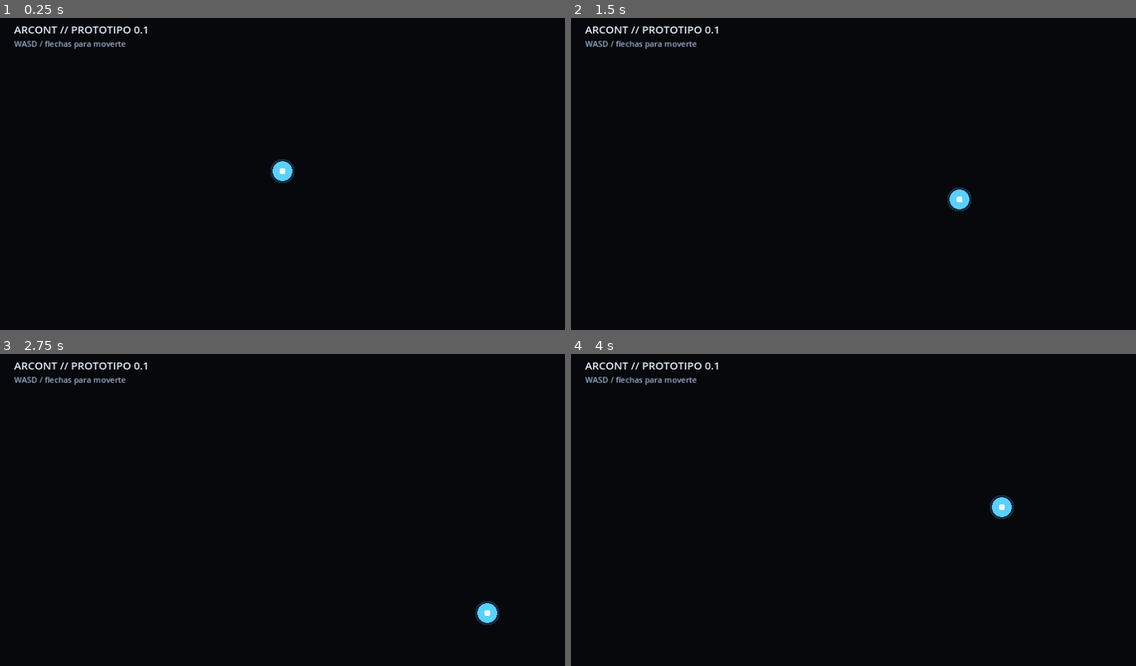
Above: before the commit, frames 1-4 (two rows, left to right).
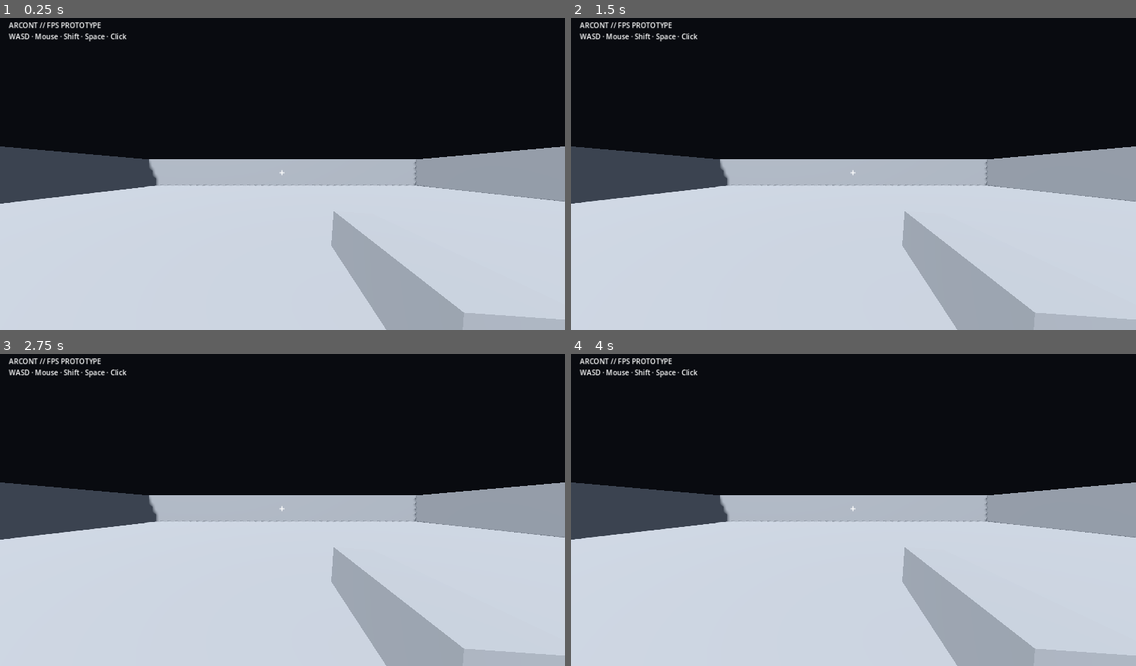
Above: after the commit, the same moments.

Repository: heliossamuelhernandezreyes/Arcont
Game: Godot game, scene res://scenes/main.tscn
Two runs of this game, one before a commit and one after it. Both use one fixed random seed, a clock stepped at 60 frames per second and the inputs below.
Inputs:
- Up to frame 1 (0.25 s): no input
- Up to frame 2 (1.5 s): tap Enter at 0.5 s; hold D 0.53-1.28 s; hold S from 1.28 s (still down)
- Up to frame 3 (2.75 s): release S at 2.03 s; hold D from 2.03 s (still down)
- Up to frame 4 (4 s): release D at 2.78 s; hold W 2.78-3.53 s; hold A from 3.53 s (still down)

The runs differ from the first frame. In frame 1, 57% of the frame differs, in the area x 0-100%, y 1-100%; in frame 2, 57%; in frame 3, 57%; in frame 4, 57%.

Commit message:
feat: build first 3D FPS graybox arena

Diff:
--- a/scenes/main.tscn
+++ b/scenes/main.tscn
@@ -1,6 +1,108 @@
-[gd_scene load_steps=2 format=3]
+[gd_scene load_steps=9 format=3]
 
-[ext_resource path="res://scripts/main.gd" type="Script" id="1_main"]
+[ext_resource path="res://scripts/player.gd" type="Script" id="1_player"]
 
-[node name="Main" type="Node2D"]
-script = ExtResource("1_main")
+[sub_resource type="BoxMesh" id="BoxFloor"]
+size = Vector3(30, 0.2, 30)
+
+[sub_resource type="BoxShape3D" id="ShapeFloor"]
+size = Vector3(30, 0.2, 30)
+
+[sub_resource type="BoxMesh" id="BoxWall"]
+size = Vector3(30, 3, 0.4)
+
+[sub_resource type="BoxShape3D" id="ShapeWall"]
+size = Vector3(30, 3, 0.4)
+
+[sub_resource type="CapsuleShape3D" id="PlayerShape"]
+radius = 0.4
+height = 1.8
+
+[sub_resource type="BoxMesh" id="GunMesh"]
+size = Vector3(0.18, 0.16, 0.65)
+
+[sub_resource type="Environment" id="Env"]
+background_mode = 1
+background_color = Color(0.035, 0.045, 0.065, 1)
+ambient_light_source = 3
+ambient_light_color = Color(0.55, 0.62, 0.72, 1)
+ambient_light_energy = 0.65
+
+[node name="Main" type="Node3D"]
+
+[node name="WorldEnvironment" type="WorldEnvironment" parent="."]
+environment = SubResource("Env")
+
+[node name="Sun" type="DirectionalLight3D" parent="."]
+rotation_degrees = Vector3(-55, -30, 0)
+light_energy = 1.2
+shadow_enabled = true
+
+[node name="Floor" type="StaticBody3D" parent="."]
+[node name="Mesh" type="MeshInstance3D" parent="Floor"]
+mesh = SubResource("BoxFloor")
+[node name="Collision" type="CollisionShape3D" parent="Floor"]
+shape = SubResource("ShapeFloor")
+
+[node name="NorthWall" type="StaticBody3D" parent="."]
+position = Vector3(0, 1.5, -15)
+[node name="Mesh" type="MeshInstance3D" parent="NorthWall"]
+mesh = SubResource("BoxWall")
+[node name="Collision" type="CollisionShape3D" parent="NorthWall"]
+shape = SubResource("ShapeWall")
+
+[node name="SouthWall" type="StaticBody3D" parent="."]
+position = Vector3(0, 1.5, 15)
+[node name="Mesh" type="MeshInstance3D" parent="SouthWall"]
+mesh = SubResource("BoxWall")
+[node name="Collision" type="CollisionShape3D" parent="SouthWall"]
+shape = SubResource("ShapeWall")
+
+[node name="WestWall" type="StaticBody3D" parent="."]
+position = Vector3(-15, 1.5, 0)
+rotation_degrees = Vector3(0, 90, 0)
+[node name="Mesh" type="MeshInstance3D" parent="WestWall"]
+mesh = SubResource("BoxWall")
+[node name="Collision" type="CollisionShape3D" parent="WestWall"]
+shape = SubResource("ShapeWall")
+
+[node name="EastWall" type="StaticBody3D" parent="."]
+position = Vector3(15, 1.5, 0)
+rotation_degrees = Vector3(0, 90, 0)
+[node name="Mesh" type="MeshInstance3D" parent="EastWall"]
+mesh = SubResource("BoxWall")
+[node name="Collision" type="CollisionShape3D" parent="EastWall"]
+shape = SubResource("ShapeWall")
+
+[node name="Player" type="CharacterBody3D" parent="."]
+position = Vector3(0, 1.05, 7)
+script = ExtResource("1_player")
+[node name="Collision" type="CollisionShape3D" parent="Player"]
+shape = SubResource("PlayerShape")
+[node name="Head" type="Node3D" parent="Player"]
+position = Vector3(0, 0.65, 0)
+[node name="Camera3D" type="Camera3D" parent="Player/Head"]
+current = true
+fov = 78.0
+[node name="Gun" type="MeshInstance3D" parent="Player/Head/Camera3D"]
+position = Vector3(0.32, -0.27, -0.58)
+rotation_degrees = Vector3(0, 0, -4)
+mesh = SubResource("GunMesh")
+[node name="RayCast3D" type="RayCast3D" parent="Player/Head/Camera3D"]
+target_position = Vector3(0, 0, -100)
+enabled = true
+
+[node name="HUD" type="CanvasLayer" parent="."]
+[node name="Crosshair" type="Label" parent="HUD"]
+offset_left = 632.0
+offset_top = 345.0
+offset_right = 648.0
+offset_bottom = 375.0
+text = "+"
+theme_override_font_sizes/font_size = 24
+[node name="Info" type="Label" parent="HUD"]
+offset_left = 20.0
+offset_top = 18.0
+offset_right = 500.0
+offset_bottom = 80.0
+text = "ARCONT // FPS PROTOTYPE\nWASD · Mouse · Shift · Space · Click"
